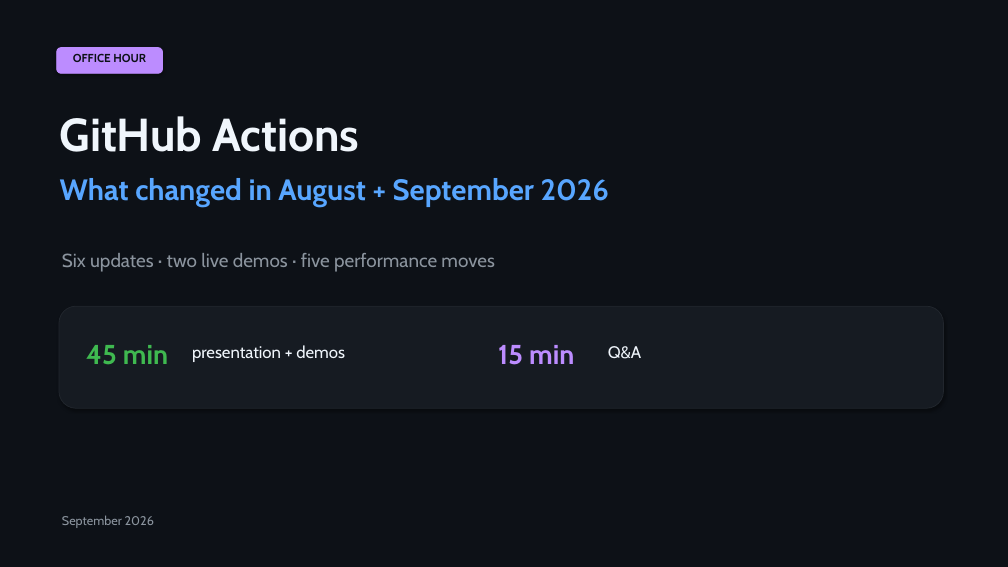
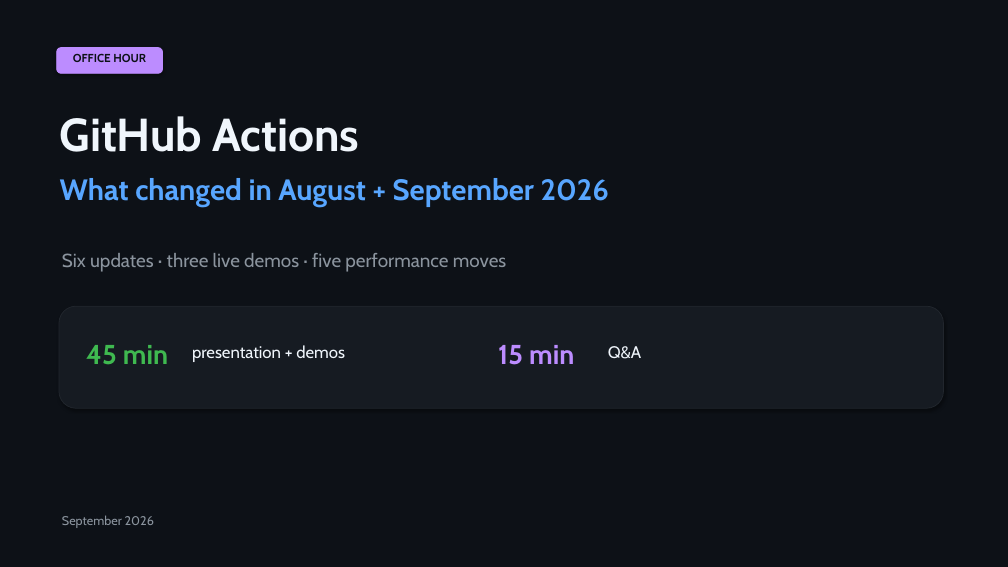
Before and after one commit to seandorsett/gha-office-hours-sep, a slide deck: slide 1 of office-hours/GitHub-Actions-Office-Hours-Aug-Sep-2026.pptx. Drawn at 1008x567 pixels with LibreOffice and Linux fonts; fonts in the diff are those of the drawing. Boxes give left, top, right and bottom in pixels: in the first picture for what was removed or moved away, otherwise in the second. Text is boxed around its words. In the diff, an @@ line names an element or a change of style, - is before the commit and + after.

```diff
--- a/office-hours/GitHub-Actions-Office-Hours-Aug-Sep-2026.pptx
+++ b/office-hours/GitHub-Actions-Office-Hours-Aug-Sep-2026.pptx
@@ text at (62, 253, 506, 272): text changed @@
-Six updates · two live demos · five performance moves
+Six updates · three live demos · five performance moves
```
Also in this commit, not shown: 4 other slides changed, 2 slides added, 3 other files.
